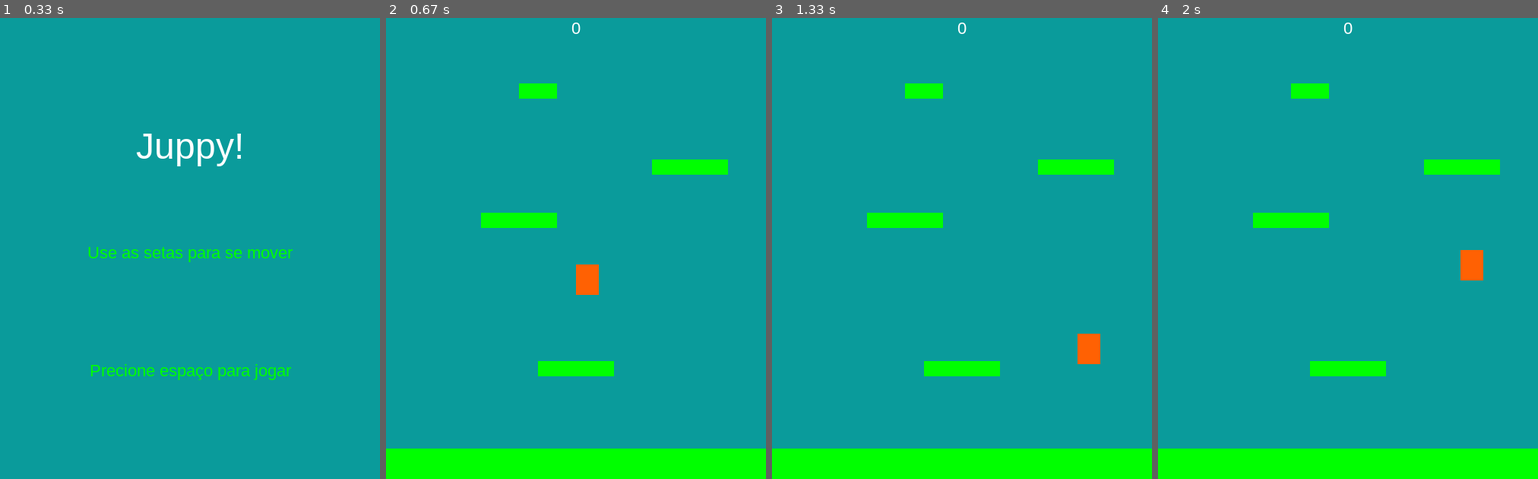
Above: before the commit, frames 1-4 (left to right).
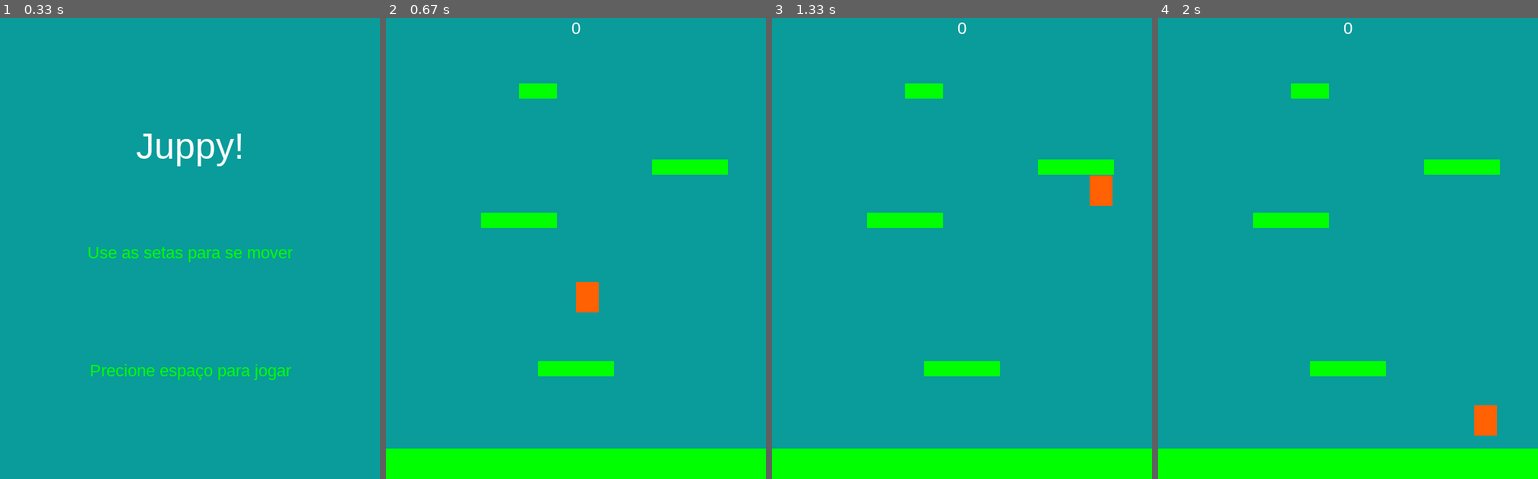
Above: after the commit, the same moments.

Repository: RodrigoMBarros/PyGame_2020.1
Game: pygame game, started from inicio_projeto/game_main.py
Two runs of this game, one before a commit and one after it. Both use one fixed random seed, a clock stepped at 60 frames per second and the inputs below.
Inputs:
- Up to frame 1 (0.33 s): no input
- Up to frame 2 (0.67 s): tap Space at 0.33 s
- Up to frame 3 (1.33 s): hold Right 0.67-1.13 s; tap Space at 0.73, 1.03, 1.23 s; hold Right from 1.17 s (still down)
- Up to frame 4 (2 s): tap Space at 1.53, 1.73 s; release Right at 1.63 s; hold Left from 1.67 s (still down)

Frame 1 is identical in both runs. In frame 2, 0.5% of the frame differs, in the area x 50-56%, y 53-64%; in frame 3, 0.8%, in the area x 80-90%, y 34-76%; in frame 4, 0.8%.

Commit message:
ajustes nas plataformas

Diff:
--- a/inicio_projeto/game_main.py
+++ b/inicio_projeto/game_main.py
@@ -3,14 +3,14 @@
 
 WIDTH = 500
 HEIGHT = 620
-FPS = 30
+FPS = 45
 NOME = "Juppy"
 FONTE = 'arial'
 
 # == Player properies
-FAMOSO_ACEL = 8
-GRAVIDADE = 1
-PULO_FAMOSO = 22
+FAMOSO_ACEL = 6
+GRAVIDADE = 0.75
+PULO_FAMOSO = 18
 
 # == Cores
 WHITE = (255, 255, 255)
@@ -36,7 +36,7 @@
 
 # ==== Classes
 
-# jogador#
+# jogador #
 class Famoso(pg.sprite.Sprite):
     def __init__(self):
         pg.sprite.Sprite.__init__(self)
@@ -55,6 +55,7 @@
 
         # pulo
         self.Vy += self.grav
+
         # equações do movimento
 
         self.rect.y += self.Vy
@@ -80,8 +81,8 @@
             if event.key == pg.K_RIGHT:
                 self.Vx = 0
 
+
     # Plataformas - Notas#
-
 
 class Notas_regulares(pg.sprite.Sprite):
     def __init__(self, x, y, w, h):
